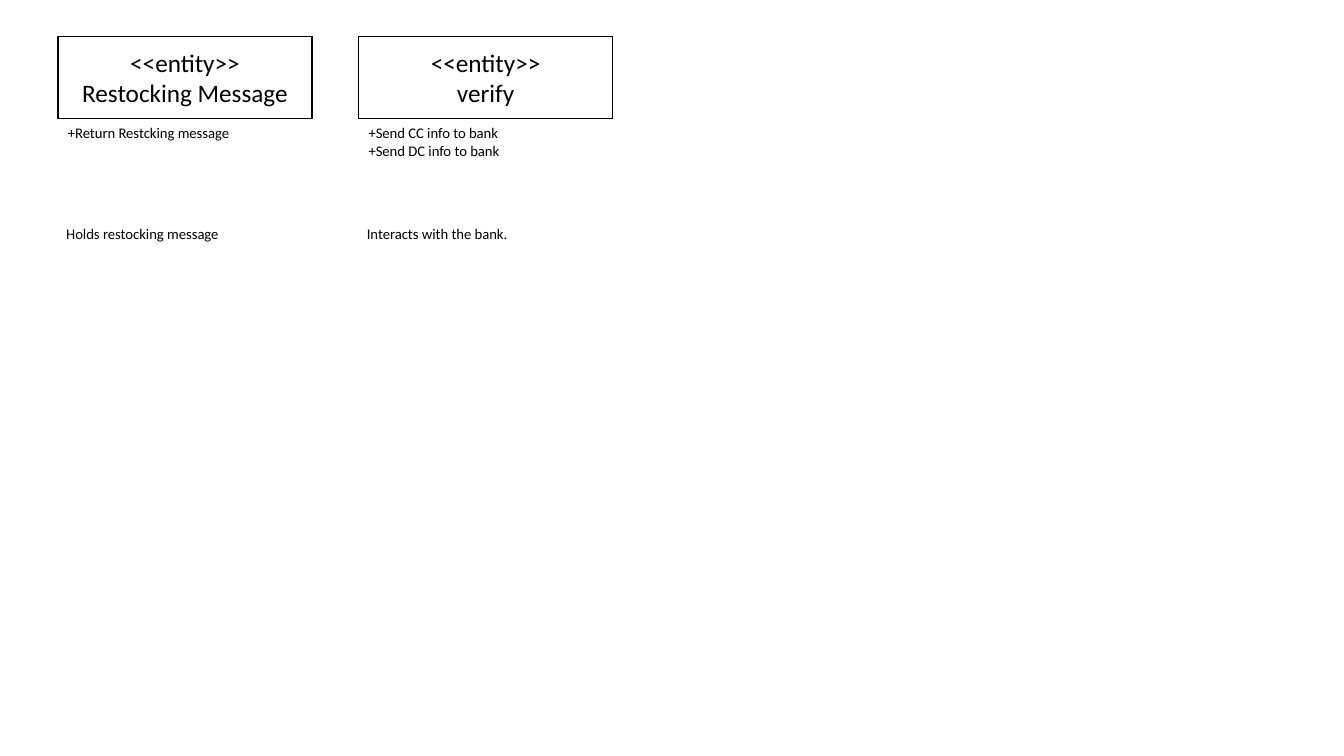
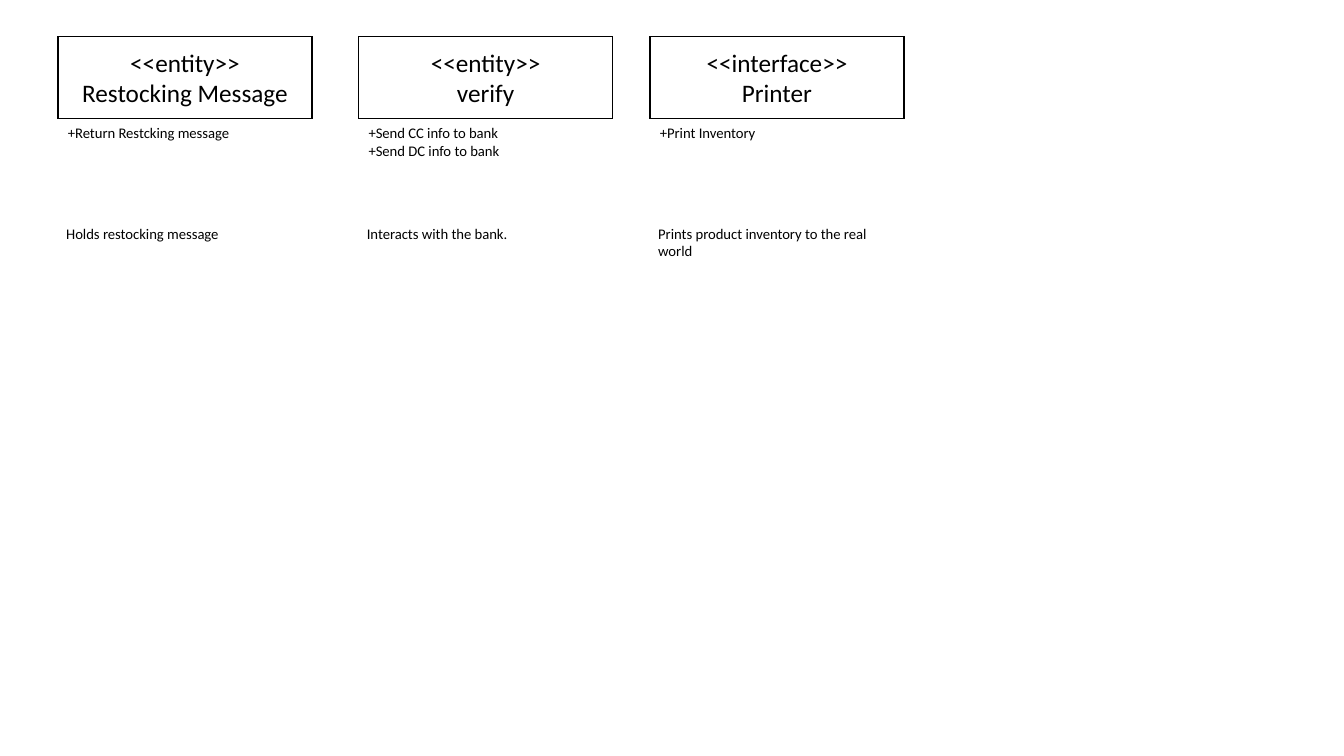
Before and after one commit to maw79/ExcServer, a slide deck: slide 13 of CSENG_PPT.pptx. Drawn at 1344x756 pixels with LibreOffice and Linux fonts; fonts in the diff are those of the drawing. Boxes give left, top, right and bottom in pixels: in the first picture for what was removed or moved away, otherwise in the second. Text is boxed around its words. In the diff, an @@ line names an element or a change of style, - is before the commit and + after.

```diff
--- a/CSENG_PPT.pptx
+++ b/CSENG_PPT.pptx
@@ rectangle added at [650,36,904,119], fill #FFFFFF, outline #000000 1 pt, 18 pt, text #000000 @@
+<<interface>>
+Printer
@@ text added at [660,128,756,141], 10.5 pt, text #000000 @@
++Print Inventory
@@ text added at [658,228,867,256], 10.5 pt, text #000000 @@
+Prints product inventory to the real world
```
Also in this commit, not shown: 10 other slides changed.
